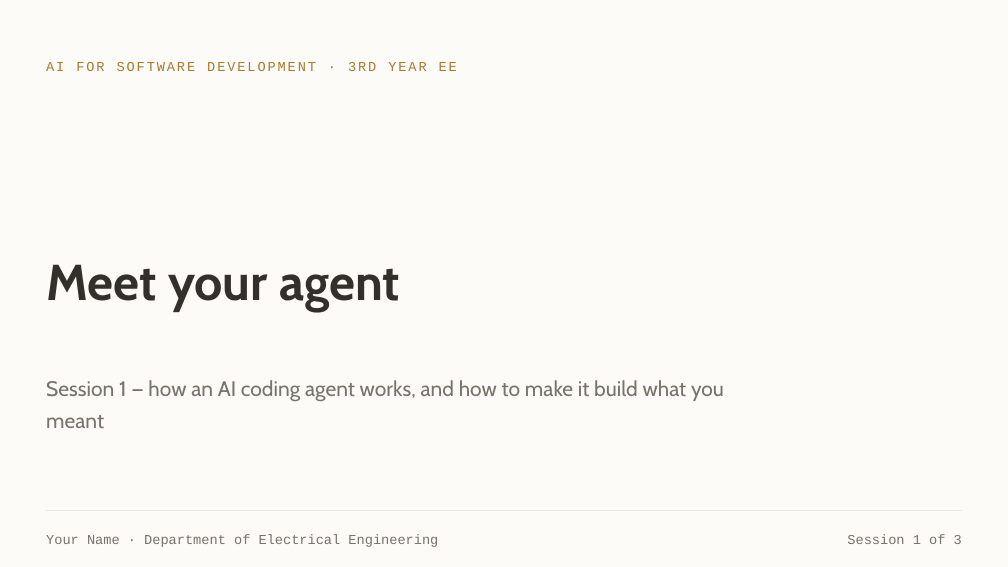
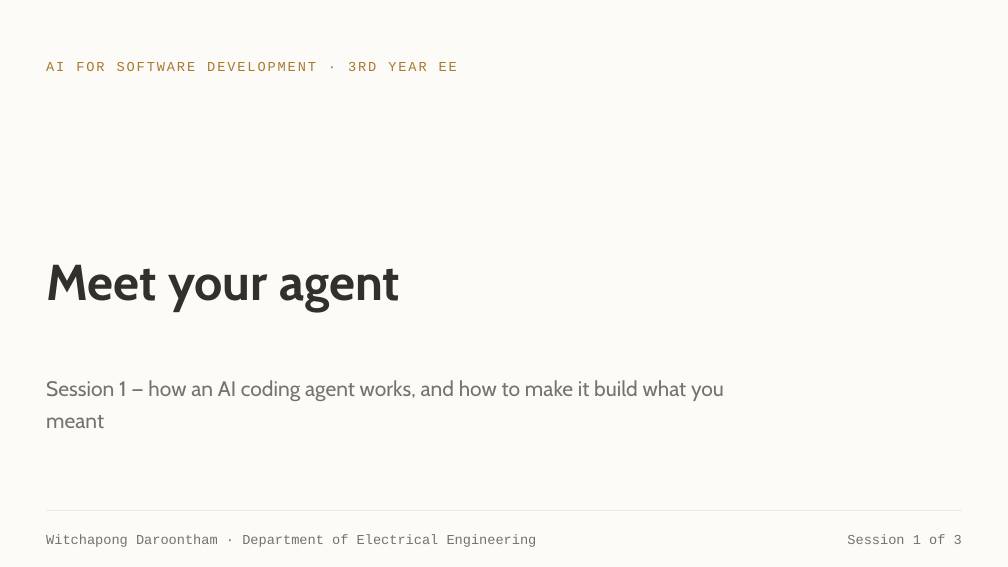
Before and after one commit to witchapong/ai-for-software-dev, a slide deck: slide 1 of slides/Session 1 - Meet Your Agent.pptx. Drawn at 1008x567 pixels with LibreOffice and Linux fonts; fonts in the diff are those of the drawing. Boxes give left, top, right and bottom in pixels: in the first picture for what was removed or moved away, otherwise in the second. Text is boxed around its words. In the diff, an @@ line names an element or a change of style, - is before the commit and + after.

```diff
--- a/slides/Session 1 - Meet Your Agent.pptx
+++ b/slides/Session 1 - Meet Your Agent.pptx
@@ text at (46, 535, 537, 547): text changed @@
-Your Name · Department of Electrical Engineering
+Witchapong Daroontham · Department of Electrical Engineering
```
Also in this commit, not shown: 13 other slides changed, 2 other files.
